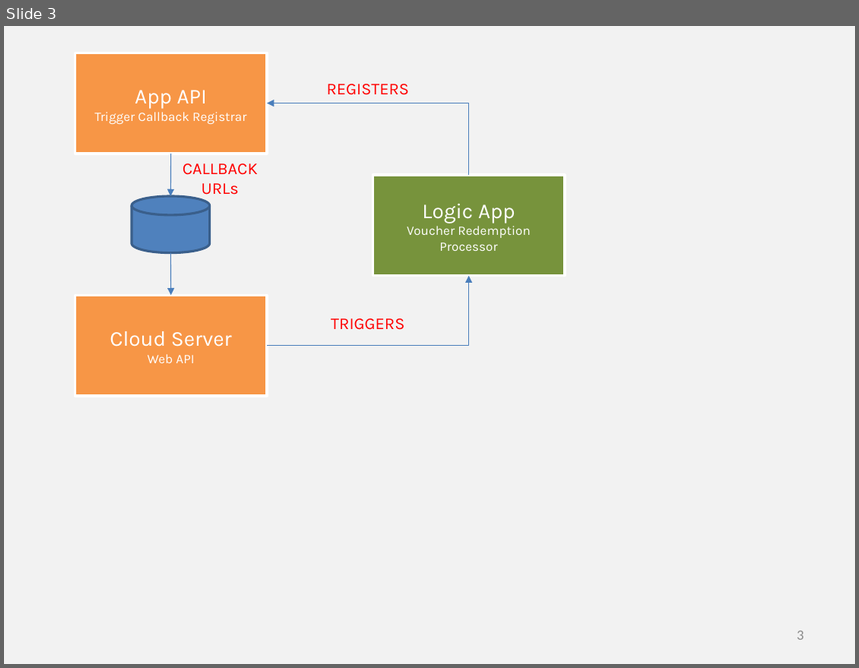
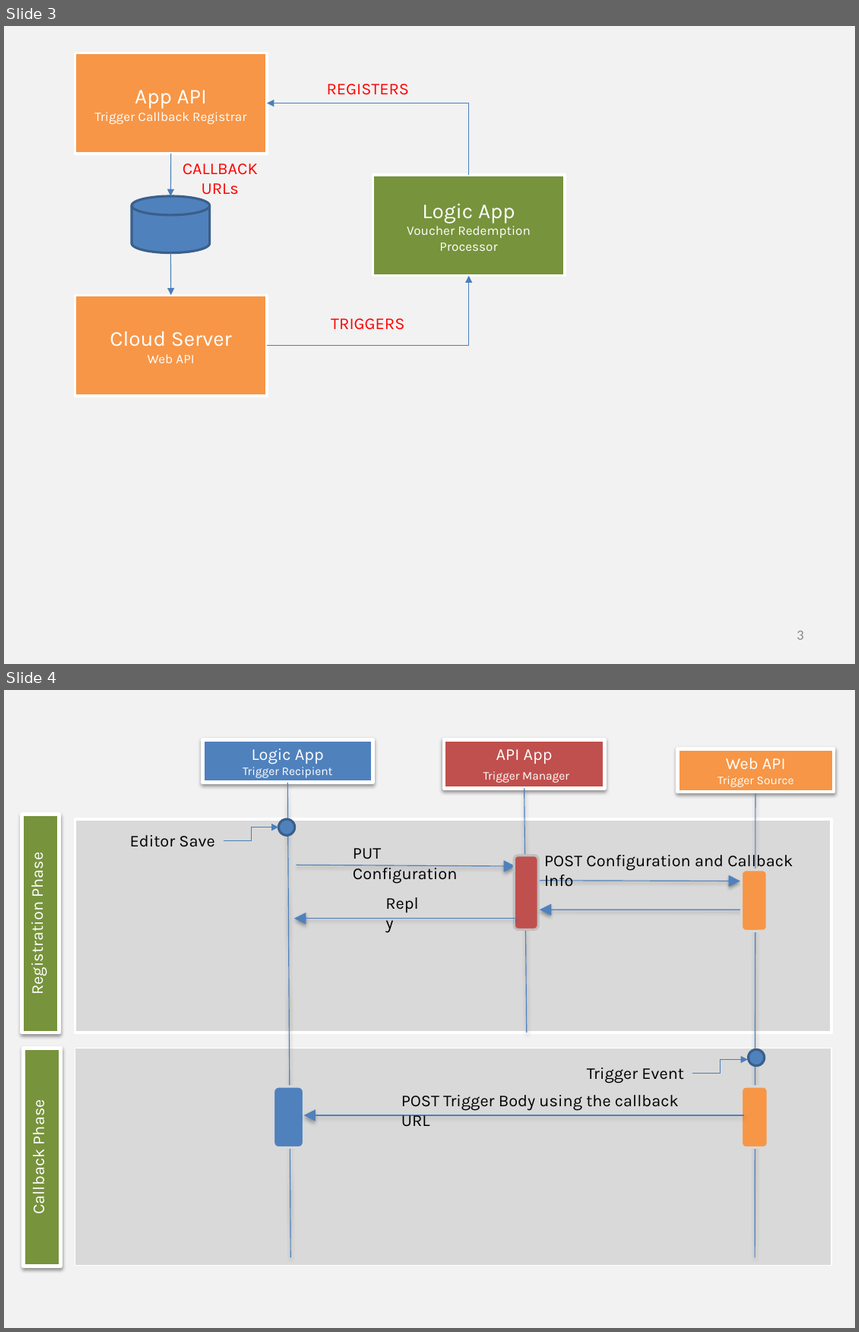
Before and after one commit to khaledhikmat/khaledhikmat.github.io, a slide deck: illustrations/illustrations.pptx. Shown one above the other, each under a label of ours: slide 3 before the commit, slides 3 and 4 after it. The pictures are 859x668 and 859x1332 pixels, drawn with LibreOffice and Linux fonts; fonts in the diff are those of the drawing. Boxes give left, top, right and bottom in pixels: in the first picture for what was removed or moved away, otherwise in the second. Text is boxed around its words. In the diff, an @@ line names an element or a change of style, - is before the commit and + after.

Commit message:
Added a new post about Azure workflows

```diff
--- a/illustrations/illustrations.pptx
+++ b/illustrations/illustrations.pptx
@@ slide 4 added at [4,690,855,1328], background #F2F2F2 @@
@@ rectangle added at [202,739,373,782], fill #4F81BD, outline #FFFFFF 3 pt, 10 pt, text #FFFFFF @@
+Logic App
+Trigger Recipient
@@ rectangle added at [444,739,605,788], fill #C0504D, outline #FFFFFF 3 pt, 10 pt, text #FFFFFF @@
+API App
+Trigger Manager
@@ rectangle added at [678,749,834,791], fill #F79646, outline #FFFFFF 3 pt, 10 pt, text #FFFFFF @@
+Web API
+Trigger Source
@@ line added from (287, 783) to (291, 1258), #4F81BD 0.75 pt @@
@@ line added from (524, 789) to (527, 1033), #4F81BD 0.75 pt @@
@@ line added from (756, 794) to (755, 1258), #4F81BD 0.75 pt @@
@@ rectangle added at [22,815,59,1033], fill #77933C, outline #FFFFFF 3 pt, 14 pt, text #FFFFFF @@
+Registration Phase
@@ rectangle added at [75,819,832,1033], fill #D9D9D9, outline #FFFFFF 2 pt @@
@@ ellipse added at [279,819,295,836], fill #4F81BD, outline #3A5F8C 2 pt @@
@@ text added at [130,835,215,847], 14 pt, text #000000 @@
+Editor Save
@@ elbow arrow added from (224, 840) to (279, 827), #4B7EBC 0.75 pt @@
@@ text added at [353,848,457,884], 14 pt, text #000000 @@
+PUT Configuration
@@ arrow added from (297, 866) to (515, 866), #4F81BD 0.75 pt @@
@@ rounded rectangle added at [514,855,538,929], fill #C0504D, outline #BFBFBF 2 pt @@
@@ text added at [544,851,793,887], 14 pt, text #000000 @@
+POST Configuration and Callback Info
@@ rounded rectangle added at [742,869,768,931], fill #F79646, outline #D9D9D9 2 pt @@
@@ text added at [378,888,434,917], 14 pt, text #000000 @@
+Reply
@@ arrow added from (539, 881) to (740, 882), #4F81BD 0.75 pt @@
@@ arrow added from (744, 910) to (539, 910), #4F81BD 0.75 pt @@
@@ arrow added from (517, 919) to (294, 919), #4F81BD 0.75 pt @@
@@ rectangle added at [24,1049,61,1267], fill #77933C, outline #FFFFFF 3 pt, 14 pt, text #FFFFFF @@
+Callback Phase
@@ rectangle added at [75,1049,832,1265], fill #D9D9D9, outline #FFFFFF 0.75 pt @@
@@ ellipse added at [749,1050,765,1066], fill #4F81BD, outline #3A5F8C 2 pt @@
@@ text added at [587,1068,684,1084], 14 pt, text #000000 @@
+Trigger Event
@@ elbow arrow added from (693, 1073) to (748, 1060), #4B7EBC 0.75 pt @@
@@ rounded rectangle added at [274,1087,304,1148], fill #4F81BD, outline #D9D9D9 2 pt @@
@@ text added at [401,1095,679,1127], 14 pt, text #000000 @@
+POST Trigger Body using the callback URL
@@ rounded rectangle added at [742,1087,769,1148], fill #F79646, outline #D9D9D9 2 pt @@
@@ arrow added from (744, 1116) to (303, 1116), #4F81BD 0.75 pt @@
```
Also in this commit, not shown: 1 other file.
